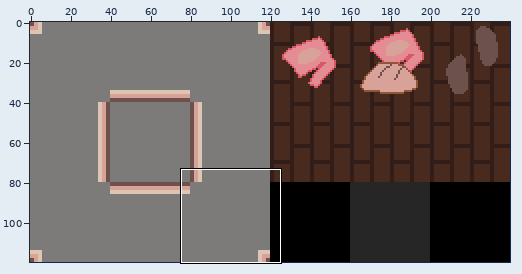
Edited in one commit: pixel-art file (aseprite/ts/lib.tileset.aseprite). Above: a wide view before the commit, with the close-up outlined.
Close-up. Old version:
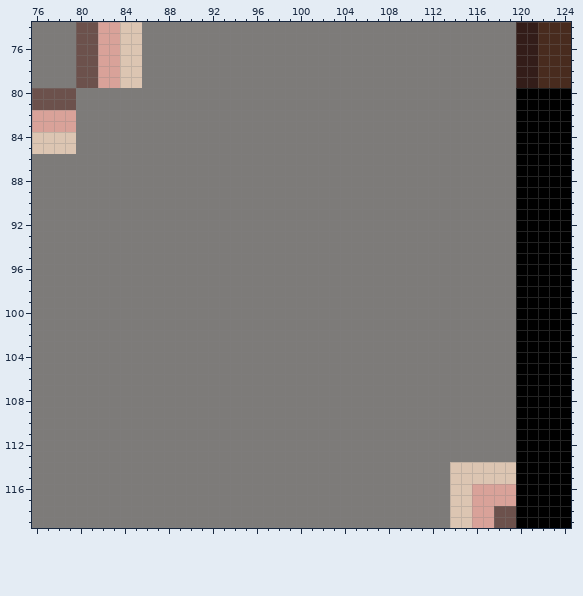
240x120 pixels, 1 frame. Colours within 5 levels of each other are drawn and written as one. Shown: x 76..124, y 74..119. The commit also changed other parts of the picture, which this record leaves out.
New version:
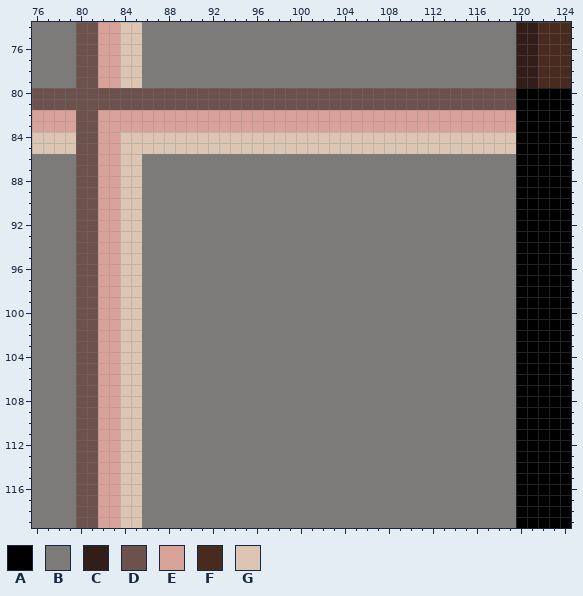
Palette (. is transparent): A #000000  B #7d7b79  C #331d19  D #6c514c  E #d9a299  F #482b1e  G #dcc5b2
The exact change:
--- layer "actual"
@@ x 76..124 @@
  79 BBBBDDEEGGBBBBBBBBBBBBBBBBBBBBBBBBBBBBBBBBBBCCFFF
- 80 DDDDBBBBBBBBBBBBBBBBBBBBBBBBBBBBBBBBBBBBBBBBAAAAA
- 81 DDDDBBBBBBBBBBBBBBBBBBBBBBBBBBBBBBBBBBBBBBBBAAAAA
- 82 EEEEBBBBBBBBBBBBBBBBBBBBBBBBBBBBBBBBBBBBBBBBAAAAA
- 83 EEEEBBBBBBBBBBBBBBBBBBBBBBBBBBBBBBBBBBBBBBBBAAAAA
- 84 GGGGBBBBBBBBBBBBBBBBBBBBBBBBBBBBBBBBBBBBBBBBAAAAA
- 85 GGGGBBBBBBBBBBBBBBBBBBBBBBBBBBBBBBBBBBBBBBBBAAAAA
- 86 BBBBBBBBBBBBBBBBBBBBBBBBBBBBBBBBBBBBBBBBBBBBAAAAA
- 87 BBBBBBBBBBBBBBBBBBBBBBBBBBBBBBBBBBBBBBBBBBBBAAAAA
- 88 BBBBBBBBBBBBBBBBBBBBBBBBBBBBBBBBBBBBBBBBBBBBAAAAA
- 89 BBBBBBBBBBBBBBBBBBBBBBBBBBBBBBBBBBBBBBBBBBBBAAAAA
- 90 BBBBBBBBBBBBBBBBBBBBBBBBBBBBBBBBBBBBBBBBBBBBAAAAA
- 91 BBBBBBBBBBBBBBBBBBBBBBBBBBBBBBBBBBBBBBBBBBBBAAAAA
- 92 BBBBBBBBBBBBBBBBBBBBBBBBBBBBBBBBBBBBBBBBBBBBAAAAA
- 93 BBBBBBBBBBBBBBBBBBBBBBBBBBBBBBBBBBBBBBBBBBBBAAAAA
- 94 BBBBBBBBBBBBBBBBBBBBBBBBBBBBBBBBBBBBBBBBBBBBAAAAA
- 95 BBBBBBBBBBBBBBBBBBBBBBBBBBBBBBBBBBBBBBBBBBBBAAAAA
- 96 BBBBBBBBBBBBBBBBBBBBBBBBBBBBBBBBBBBBBBBBBBBBAAAAA
- 97 BBBBBBBBBBBBBBBBBBBBBBBBBBBBBBBBBBBBBBBBBBBBAAAAA
- 98 BBBBBBBBBBBBBBBBBBBBBBBBBBBBBBBBBBBBBBBBBBBBAAAAA
- 99 BBBBBBBBBBBBBBBBBBBBBBBBBBBBBBBBBBBBBBBBBBBBAAAAA
-100 BBBBBBBBBBBBBBBBBBBBBBBBBBBBBBBBBBBBBBBBBBBBAAAAA
-101 BBBBBBBBBBBBBBBBBBBBBBBBBBBBBBBBBBBBBBBBBBBBAAAAA
-102 BBBBBBBBBBBBBBBBBBBBBBBBBBBBBBBBBBBBBBBBBBBBAAAAA
-103 BBBBBBBBBBBBBBBBBBBBBBBBBBBBBBBBBBBBBBBBBBBBAAAAA
-104 BBBBBBBBBBBBBBBBBBBBBBBBBBBBBBBBBBBBBBBBBBBBAAAAA
-105 BBBBBBBBBBBBBBBBBBBBBBBBBBBBBBBBBBBBBBBBBBBBAAAAA
-106 BBBBBBBBBBBBBBBBBBBBBBBBBBBBBBBBBBBBBBBBBBBBAAAAA
-107 BBBBBBBBBBBBBBBBBBBBBBBBBBBBBBBBBBBBBBBBBBBBAAAAA
-108 BBBBBBBBBBBBBBBBBBBBBBBBBBBBBBBBBBBBBBBBBBBBAAAAA
-109 BBBBBBBBBBBBBBBBBBBBBBBBBBBBBBBBBBBBBBBBBBBBAAAAA
-110 BBBBBBBBBBBBBBBBBBBBBBBBBBBBBBBBBBBBBBBBBBBBAAAAA
-111 BBBBBBBBBBBBBBBBBBBBBBBBBBBBBBBBBBBBBBBBBBBBAAAAA
-112 BBBBBBBBBBBBBBBBBBBBBBBBBBBBBBBBBBBBBBBBBBBBAAAAA
-113 BBBBBBBBBBBBBBBBBBBBBBBBBBBBBBBBBBBBBBBBBBBBAAAAA
-114 BBBBBBBBBBBBBBBBBBBBBBBBBBBBBBBBBBBBBBGGGGGGAAAAA
-115 BBBBBBBBBBBBBBBBBBBBBBBBBBBBBBBBBBBBBBGGGGGGAAAAA
-116 BBBBBBBBBBBBBBBBBBBBBBBBBBBBBBBBBBBBBBGGEEEEAAAAA
-117 BBBBBBBBBBBBBBBBBBBBBBBBBBBBBBBBBBBBBBGGEEEEAAAAA
-118 BBBBBBBBBBBBBBBBBBBBBBBBBBBBBBBBBBBBBBGGEEDDAAAAA
-119 BBBBBBBBBBBBBBBBBBBBBBBBBBBBBBBBBBBBBBGGEEDDAAAAA
+ 80 DDDDDDDDDDDDDDDDDDDDDDDDDDDDDDDDDDDDDDDDDDDDAAAAA
+ 81 DDDDDDDDDDDDDDDDDDDDDDDDDDDDDDDDDDDDDDDDDDDDAAAAA
+ 82 EEEEDDEEEEEEEEEEEEEEEEEEEEEEEEEEEEEEEEEEEEEEAAAAA
+ 83 EEEEDDEEEEEEEEEEEEEEEEEEEEEEEEEEEEEEEEEEEEEEAAAAA
+ 84 GGGGDDEEGGGGGGGGGGGGGGGGGGGGGGGGGGGGGGGGGGGGAAAAA
+ 85 GGGGDDEEGGGGGGGGGGGGGGGGGGGGGGGGGGGGGGGGGGGGAAAAA
+ 86 BBBBDDEEGGBBBBBBBBBBBBBBBBBBBBBBBBBBBBBBBBBBAAAAA
+ 87 BBBBDDEEGGBBBBBBBBBBBBBBBBBBBBBBBBBBBBBBBBBBAAAAA
+ 88 BBBBDDEEGGBBBBBBBBBBBBBBBBBBBBBBBBBBBBBBBBBBAAAAA
+ 89 BBBBDDEEGGBBBBBBBBBBBBBBBBBBBBBBBBBBBBBBBBBBAAAAA
+ 90 BBBBDDEEGGBBBBBBBBBBBBBBBBBBBBBBBBBBBBBBBBBBAAAAA
+ 91 BBBBDDEEGGBBBBBBBBBBBBBBBBBBBBBBBBBBBBBBBBBBAAAAA
+ 92 BBBBDDEEGGBBBBBBBBBBBBBBBBBBBBBBBBBBBBBBBBBBAAAAA
+ 93 BBBBDDEEGGBBBBBBBBBBBBBBBBBBBBBBBBBBBBBBBBBBAAAAA
+ 94 BBBBDDEEGGBBBBBBBBBBBBBBBBBBBBBBBBBBBBBBBBBBAAAAA
+ 95 BBBBDDEEGGBBBBBBBBBBBBBBBBBBBBBBBBBBBBBBBBBBAAAAA
+ 96 BBBBDDEEGGBBBBBBBBBBBBBBBBBBBBBBBBBBBBBBBBBBAAAAA
+ 97 BBBBDDEEGGBBBBBBBBBBBBBBBBBBBBBBBBBBBBBBBBBBAAAAA
+ 98 BBBBDDEEGGBBBBBBBBBBBBBBBBBBBBBBBBBBBBBBBBBBAAAAA
+ 99 BBBBDDEEGGBBBBBBBBBBBBBBBBBBBBBBBBBBBBBBBBBBAAAAA
+100 BBBBDDEEGGBBBBBBBBBBBBBBBBBBBBBBBBBBBBBBBBBBAAAAA
+101 BBBBDDEEGGBBBBBBBBBBBBBBBBBBBBBBBBBBBBBBBBBBAAAAA
+102 BBBBDDEEGGBBBBBBBBBBBBBBBBBBBBBBBBBBBBBBBBBBAAAAA
+103 BBBBDDEEGGBBBBBBBBBBBBBBBBBBBBBBBBBBBBBBBBBBAAAAA
+104 BBBBDDEEGGBBBBBBBBBBBBBBBBBBBBBBBBBBBBBBBBBBAAAAA
+105 BBBBDDEEGGBBBBBBBBBBBBBBBBBBBBBBBBBBBBBBBBBBAAAAA
+106 BBBBDDEEGGBBBBBBBBBBBBBBBBBBBBBBBBBBBBBBBBBBAAAAA
+107 BBBBDDEEGGBBBBBBBBBBBBBBBBBBBBBBBBBBBBBBBBBBAAAAA
+108 BBBBDDEEGGBBBBBBBBBBBBBBBBBBBBBBBBBBBBBBBBBBAAAAA
+109 BBBBDDEEGGBBBBBBBBBBBBBBBBBBBBBBBBBBBBBBBBBBAAAAA
+110 BBBBDDEEGGBBBBBBBBBBBBBBBBBBBBBBBBBBBBBBBBBBAAAAA
+111 BBBBDDEEGGBBBBBBBBBBBBBBBBBBBBBBBBBBBBBBBBBBAAAAA
+112 BBBBDDEEGGBBBBBBBBBBBBBBBBBBBBBBBBBBBBBBBBBBAAAAA
+113 BBBBDDEEGGBBBBBBBBBBBBBBBBBBBBBBBBBBBBBBBBBBAAAAA
+114 BBBBDDEEGGBBBBBBBBBBBBBBBBBBBBBBBBBBBBBBBBBBAAAAA
+115 BBBBDDEEGGBBBBBBBBBBBBBBBBBBBBBBBBBBBBBBBBBBAAAAA
+116 BBBBDDEEGGBBBBBBBBBBBBBBBBBBBBBBBBBBBBBBBBBBAAAAA
+117 BBBBDDEEGGBBBBBBBBBBBBBBBBBBBBBBBBBBBBBBBBBBAAAAA
+118 BBBBDDEEGGBBBBBBBBBBBBBBBBBBBBBBBBBBBBBBBBBBAAAAA
+119 BBBBDDEEGGBBBBBBBBBBBBBBBBBBBBBBBBBBBBBBBBBBAAAAA
Pixel boxes of the changes (left, top, right, bottom) in both close-ups:
changed: (76, 88, 516, 528)
